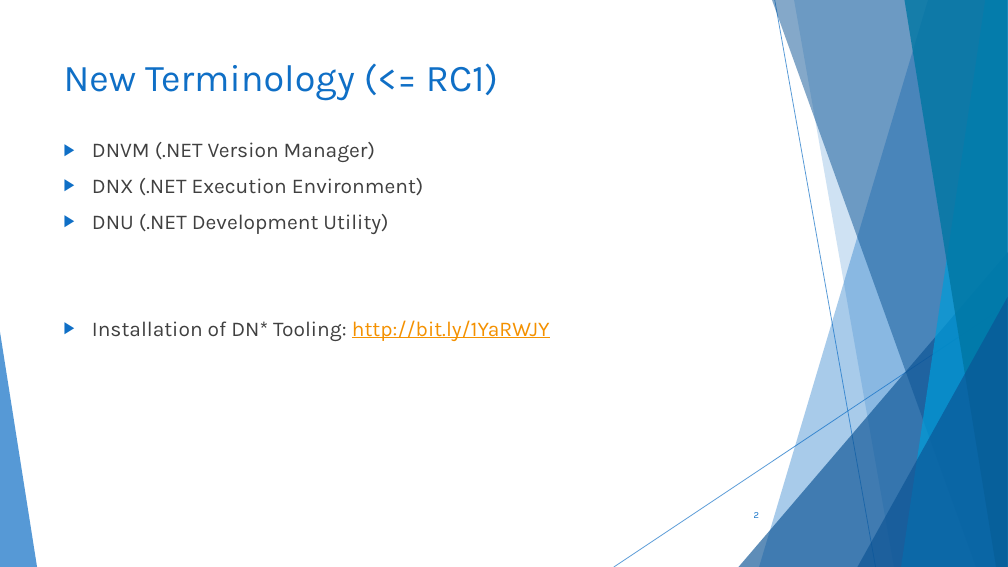
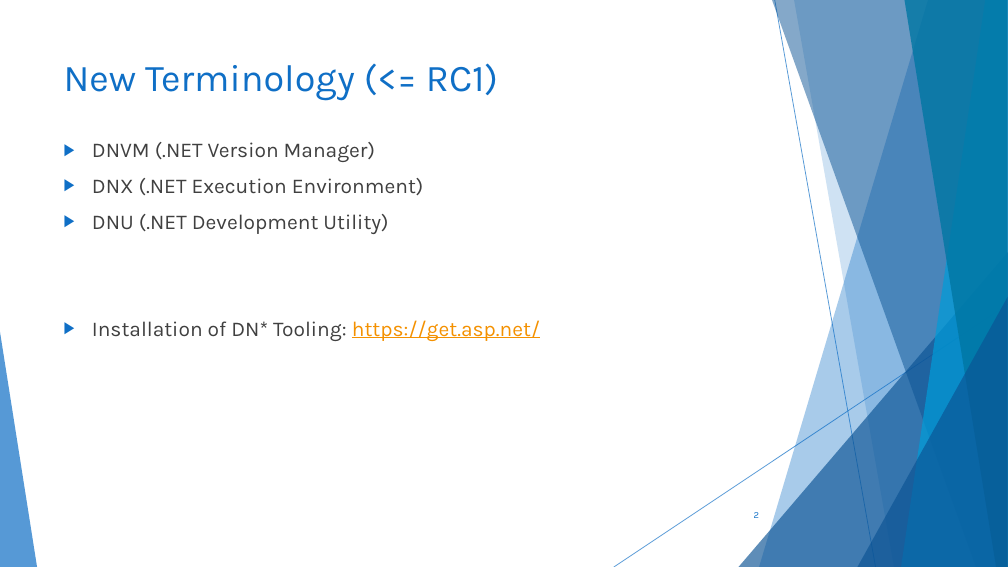
Before and after one commit to scottaddie/slide-decks, a slide deck: slide 2 of Getting Started with ASP.NET Core 1.0 in VS Code - SFLCC.pptx. Drawn at 1008x567 pixels with LibreOffice and Linux fonts; fonts in the diff are those of the drawing. Boxes give left, top, right and bottom in pixels: in the first picture for what was removed or moved away, otherwise in the second. Text is boxed around its words. In the diff, an @@ line names an element or a change of style, - is before the commit and + after.

Commit message:
Update DN* tooling install link

```diff
--- a/Getting Started with ASP.NET Core 1.0 in VS Code - SFLCC.pptx
+++ b/Getting Started with ASP.NET Core 1.0 in VS Code - SFLCC.pptx
@@ text at [92,320,540,341]: text changed @@
-▶ Installation of DN* Tooling: http://bit.ly/1YaRWJY
+▶ Installation of DN* Tooling: https://get.asp.net/
```
